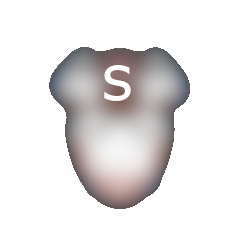
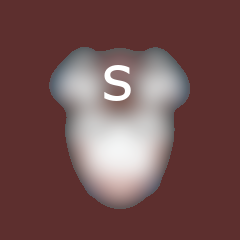
The second (240, 240) image is a revision of the first. Changes to its layers:
added layer "レイヤー" over [0, 0, 240, 240]
